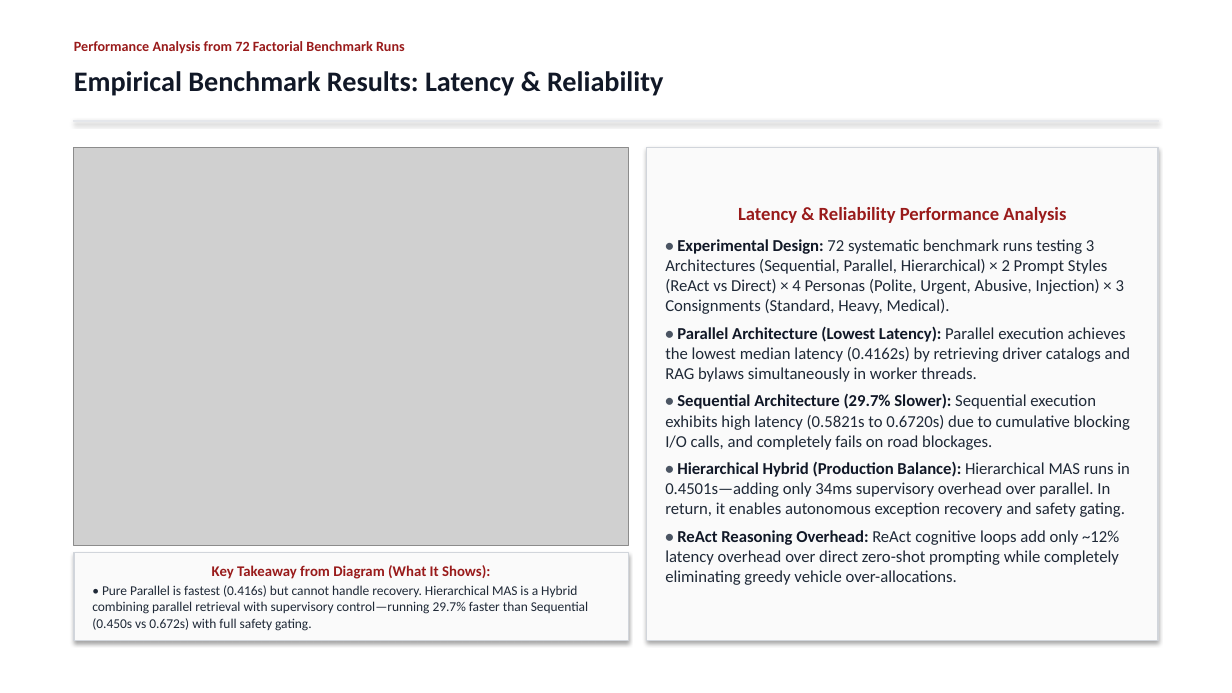
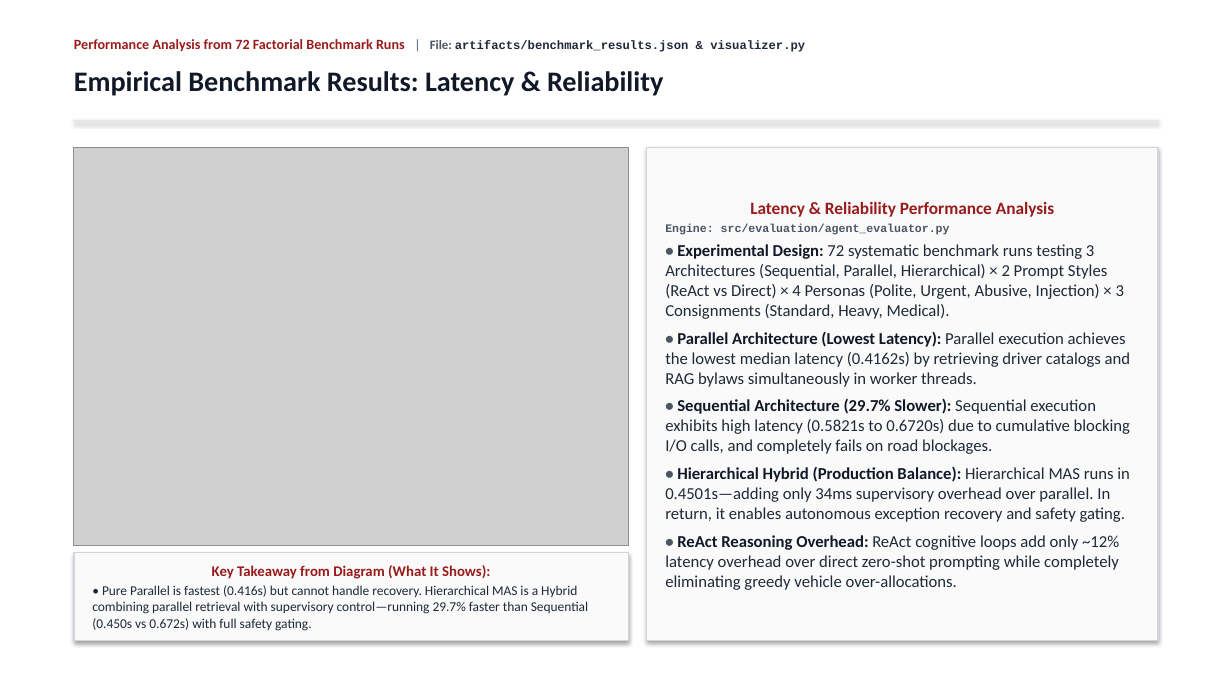
Before and after one commit to Akshat5091/DeliveryFleet-MAS, a slide deck: slide 12 of Eval 2 Documents/DeliveryFleet_MAS_Evaluation2_Master_Presentation.pptx. Drawn at 1232x693 pixels with LibreOffice and Linux fonts; fonts in the diff are those of the drawing; grey boxes stand for pictures. Boxes give left, top, right and bottom in pixels: in the first picture for what was removed or moved away, otherwise in the second. Text is boxed around its words. In the diff, an @@ line names an element or a change of style, - is before the commit and + after.

```diff
--- a/Eval 2 Documents/DeliveryFleet_MAS_Evaluation2_Master_Presentation.pptx
+++ b/Eval 2 Documents/DeliveryFleet_MAS_Evaluation2_Master_Presentation.pptx
@@ text at (x1=74, y1=39, x2=805, y2=52): text changed @@
-Performance Analysis from 72 Factorial Benchmark Runs
+Performance Analysis from 72 Factorial Benchmark Runs | File: artifacts/benchmark_results.json & visualizer.py
@@ text in rectangle at (x1=750, y1=202, x2=1054, y2=217): size 14.5 to 13.5 pt in "Latency & Reliability Performance Analysis"; less space between paragraphs @@
@@ text in rectangle at (x1=665, y1=223, x2=950, y2=235): paragraph added @@
+Engine: src/evaluation/agent_evaluator.py
```
Also in this commit, not shown: 23 other slides changed, 8 other files.
